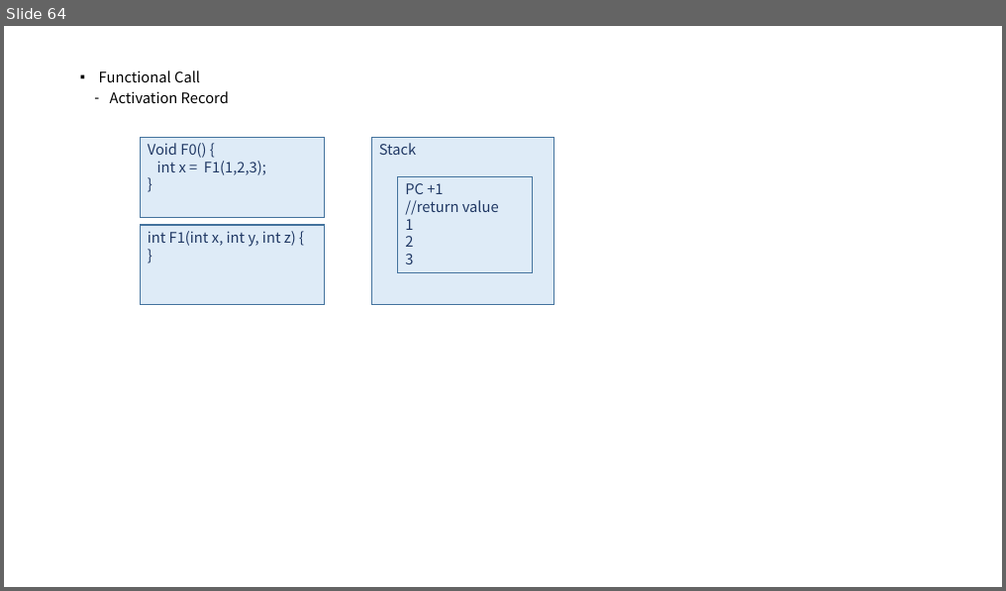
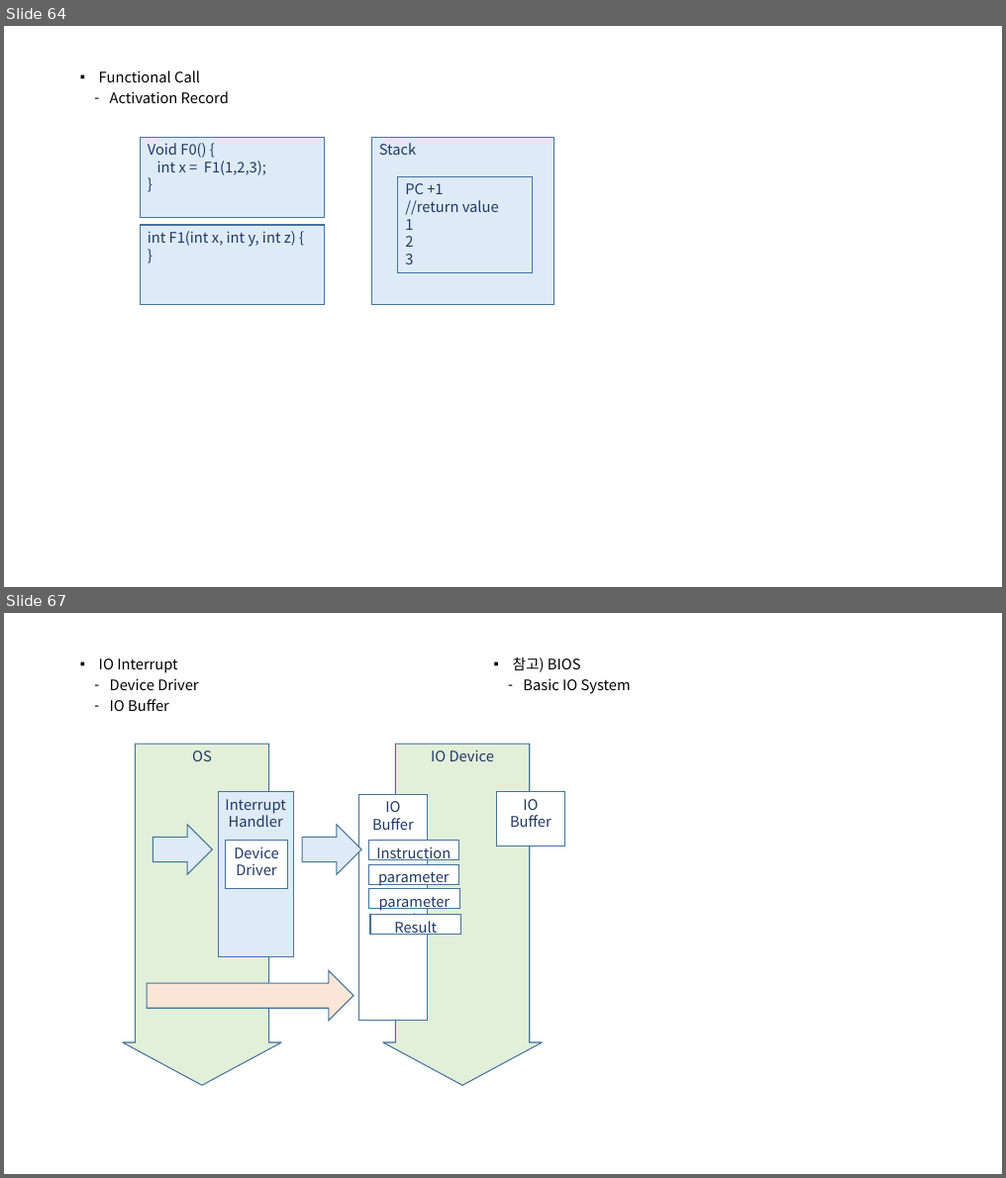
Before and after one commit to mjuclass/202202, a slide deck: OS/시스템프로그래밍2.pptx. Shown one above the other, each under a label of ours: slide 64 before the commit, slides 64 and 67 after it; the slides between them are not shown. The pictures are 1006x591 and 1006x1178 pixels, drawn with LibreOffice and Linux fonts; fonts in the diff are those of the drawing. Boxes give left, top, right and bottom in pixels: in the first picture for what was removed or moved away, otherwise in the second. Text is boxed around its words. In the diff, an @@ line names an element or a change of style, - is before the commit and + after.

```diff
--- a/OS/시스템프로그래밍2.pptx
+++ b/OS/시스템프로그래밍2.pptx
@@ slide 67 added at (4,613,1002,1174), background #FFFFFF @@
@@ text added at (99,659,198,711), 14 pt, text #000000 @@
+▪ IO Interrupt
+  – Device Driver
+  – IO Buffer
@@ text added at (513,657,631,694), 14 pt, text #000000 @@
+▪ 참고) BIOS
+  – Basic IO System
@@ down arrow added at (122,744,282,1086), fill #E2F0D9, outline #43739E 1 pt, 14 pt, text #203864 @@
+OS
@@ down arrow added at (383,744,543,1086), fill #E2F0D9, outline #43739E 1 pt, 14 pt, text #203864 @@
+IO Device
@@ rectangle added at (218,792,294,958), fill #DEEBF7, outline #43739E 1 pt, 14 pt, text #203864 @@
+Interrupt Handler
@@ rectangle added at (359,794,427,1020), fill #FFFFFF, outline #43739E 1 pt, 14 pt, text #203864 @@
+IO Buffer
@@ rectangle added at (497,792,564,846), fill #FFFFFF, outline #43739E 1 pt, 14 pt, text #203864 @@
+IO Buffer
@@ right arrow added at (152,825,212,875), fill #DEEBF7, outline #43739E 1 pt @@
@@ rectangle added at (226,841,288,889), fill #FFFFFF, outline #43739E 1 pt, 14 pt, text #203864 @@
+Device Driver
@@ right arrow added at (302,825,361,875), fill #DEEBF7, outline #43739E 1 pt @@
@@ rectangle added at (368,841,459,861), fill #FFFFFF, outline #43739E 1 pt, 14 pt, text #203864 @@
+Instruction
@@ rectangle added at (368,864,459,884), fill #FFFFFF, outline #43739E 1 pt, 14 pt, text #203864 @@
+parameter1
@@ rectangle added at (369,889,460,909), fill #FFFFFF, outline #43739E 1 pt, 14 pt, text #203864 @@
+parameter1
@@ rectangle added at (370,915,460,934), fill #FFFFFF, outline #43739E 1 pt, 14 pt, text #203864 @@
+Result
@@ right arrow added at (147,970,353,1021), fill #FBE5D6, outline #43739E 1 pt @@
```
Also in this commit, not shown: 4 other slides added, 6 other files.
